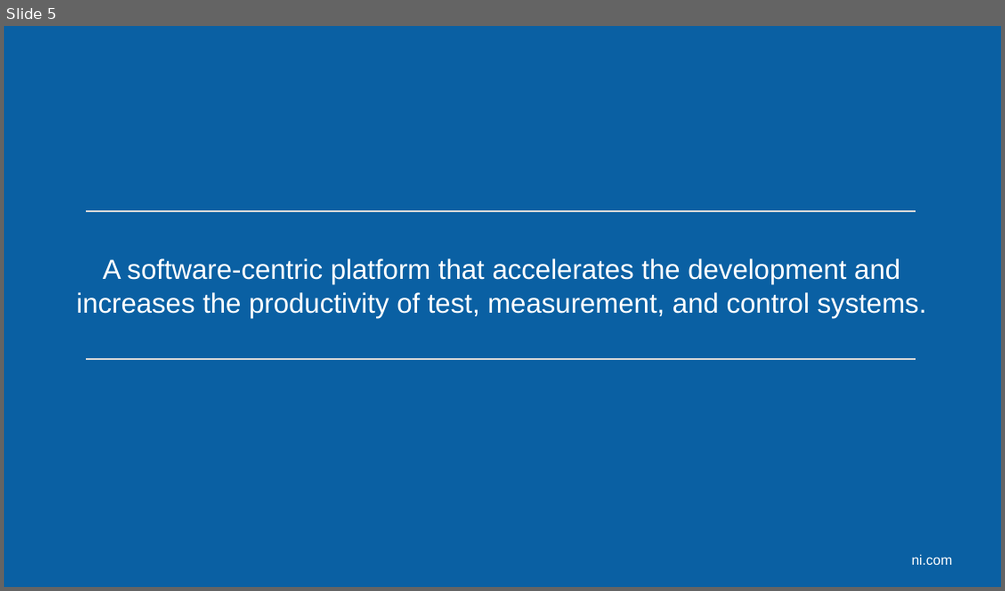
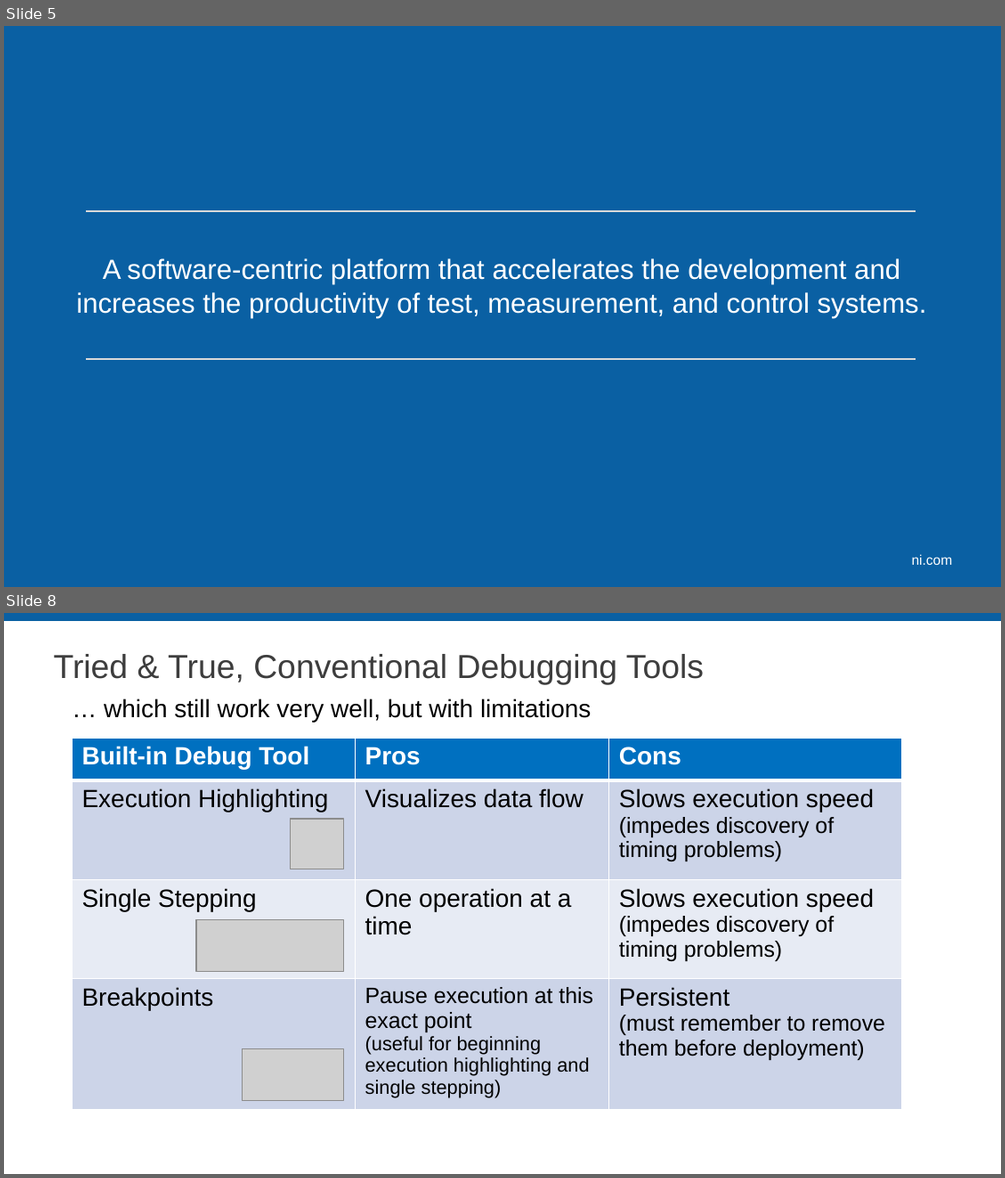
Before and after one commit to sandialabs/LVTM, a slide deck: Documentation/LVTM_NIWeek_2017.pptx. Shown one above the other, each under a label of ours: slide 5 before the commit, slides 5 and 8 after it; the slides between them are not shown. The pictures are 1005x591 and 1005x1178 pixels, drawn with LibreOffice and Linux fonts; fonts in the diff are those of the drawing; grey boxes stand for pictures; background and template pictures are left out. Boxes give left, top, right and bottom in pixels: in the first picture for what was removed or moved away, otherwise in the second. Text is boxed around its words. In the diff, an @@ line names an element or a change of style, - is before the commit and + after.

Commit message:
Added much content to the presentation, but stillvery much a work-in-progress
--HG--
branch : LVTNet

```diff
--- a/Documentation/LVTM_NIWeek_2017.pptx
+++ b/Documentation/LVTM_NIWeek_2017.pptx
@@ slide 8 added at [4, 613, 1001, 1174], background #FFFFFF @@
@@ rectangle added at [4, 613, 1001, 621], fill #0A60A3 @@
@@ title added at [54, 654, 704, 685], 24 pt, text #3D3D3D @@
+Tried & True, Conventional Debugging Tools
@@ text added at [104, 698, 591, 722], 18 pt, text #000000 @@
+… which still work very well, but with limitations
@@ table added at [72, 738, 902, 1111], 4 rows, 3 columns @@
+Built-in Debug Tool | Pros | Cons
+Execution Highlighting | Visualizes data flow | Slows execution speed (impedes discovery of timing problems)
+Single Stepping | One operation at a time | Slows execution speed (impedes discovery of timing problems)
+Breakpoints | Pause execution at this exact point (useful for beginning execution highlighting and single stepping) | Persistent (must remember to remove them before deployment)
@@ picture added at [290, 819, 343, 869] @@
@@ picture added at [196, 920, 344, 971] @@
@@ picture added at [243, 1048, 344, 1101] @@
```
Also in this commit, not shown: 5 slides changed, 8 other slides added, 1 slide removed.
